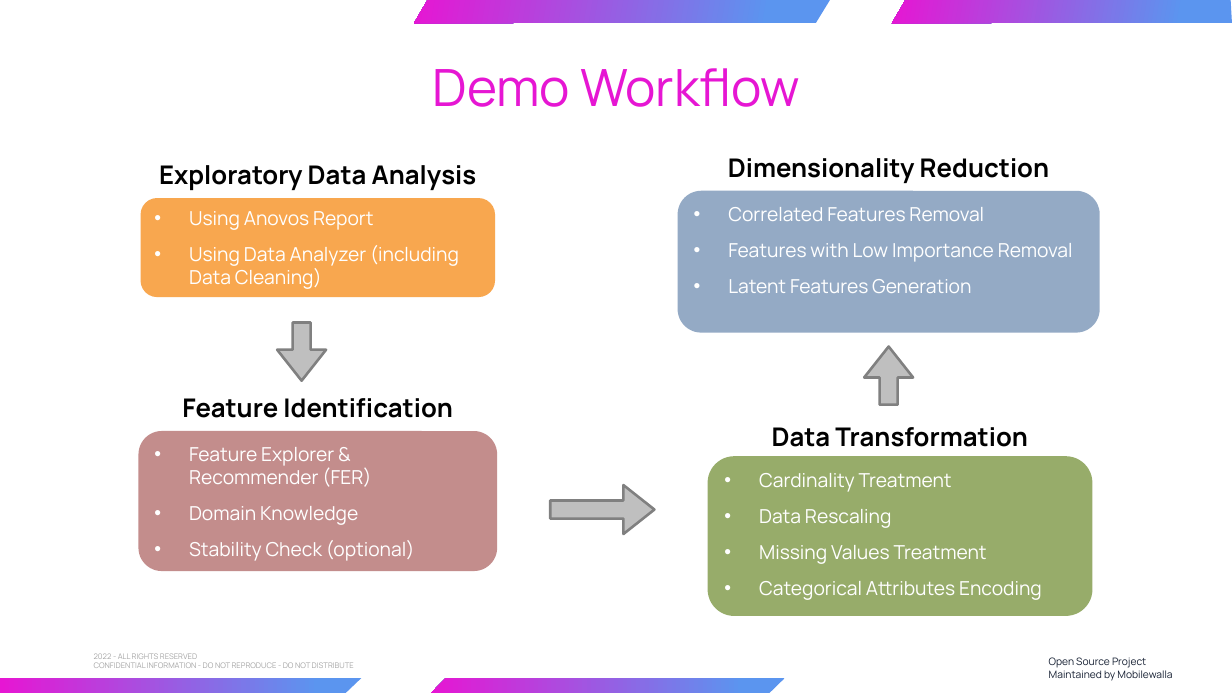
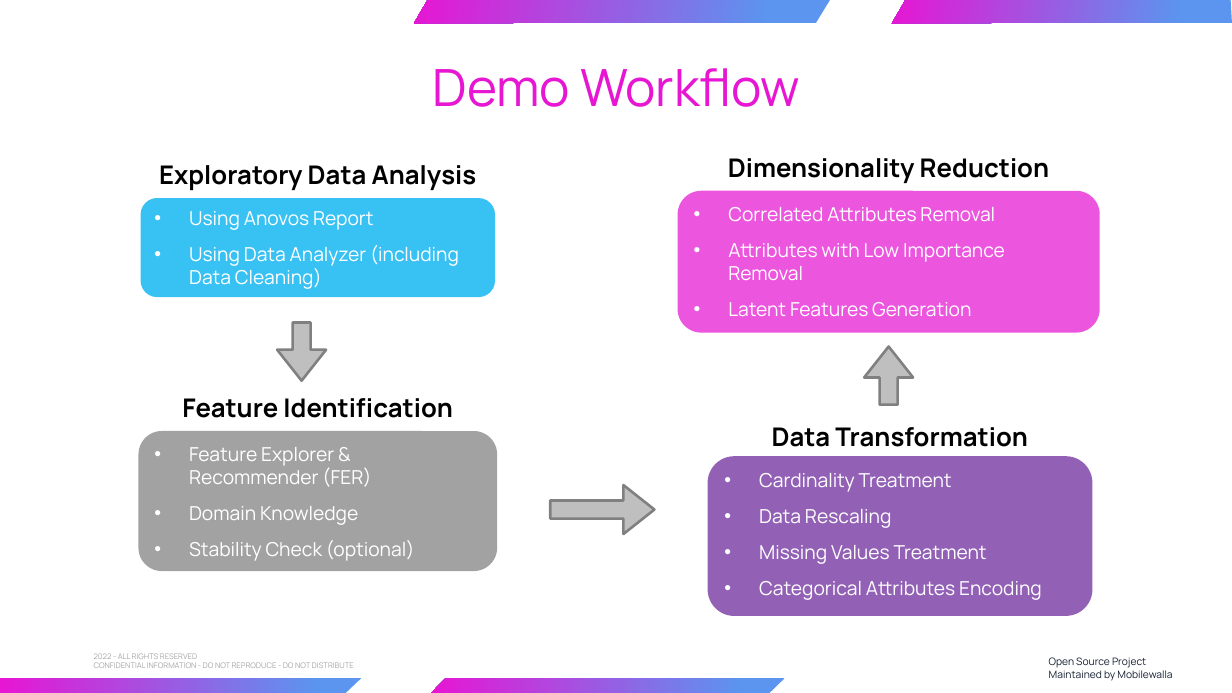
Before and after one commit to anovos/anovos, a slide deck: slide 6 of tutorial/use_case_demo/assets/Anovos Use Case Presentation.pptx. Drawn at 1232x693 pixels with LibreOffice and Linux fonts; fonts in the diff are those of the drawing; background and template pictures are left out. Boxes give left, top, right and bottom in pixels: in the first picture for what was removed or moved away, otherwise in the second. Text is boxed around its words. In the diff, an @@ line names an element or a change of style, - is before the commit and + after.

Commit message:
Updated Anovos Use Case Presentation

```diff
--- a/tutorial/use_case_demo/assets/Anovos Use Case Presentation.pptx
+++ b/tutorial/use_case_demo/assets/Anovos Use Case Presentation.pptx
@@ rounded rectangle "Using Anovos Report" at [140,198,495,297]: fill #F78F1E at 78% opacity to #00B0F0 at 78% opacity @@
@@ rounded rectangle "Correlated Attributes Removal" at [677,190,1100,332]: fill #6D8BB0 at 73% opacity to #E616D3 at 73% opacity @@
@@ text in rounded rectangle at [728,207,1005,280]: text changed @@
-• Correlated Features Removal
-• Features with Low Importance Removal
+• Correlated Attributes Removal
+• Attributes with Low Importance Removal
@@ rounded rectangle "Feature Explorer & Recommender (FER)" at [139,431,497,571]: fill #AD6362 at 73% opacity to #808080 at 73% opacity @@
@@ rounded rectangle "Cardinality Treatment" at [708,457,1092,616]: fill #77933C at 76% opacity to #7030A0 at 76% opacity @@
```
Also in this commit, not shown: 2 other slides changed, 2 slides added.
